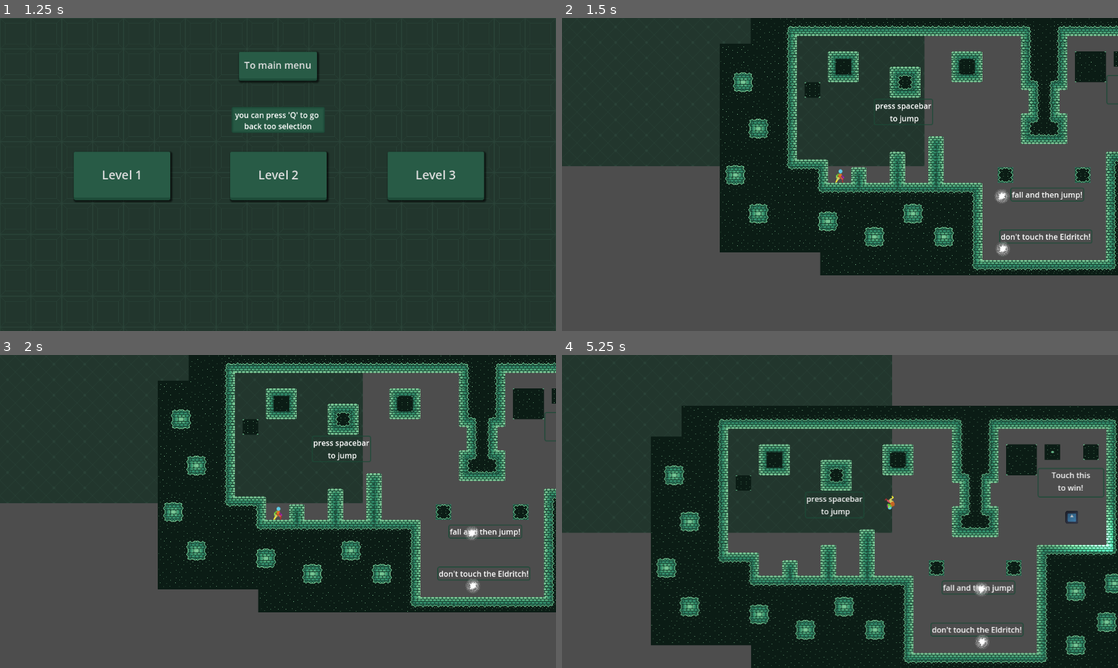
Above: before the commit, frames 1-4 (two rows, left to right).
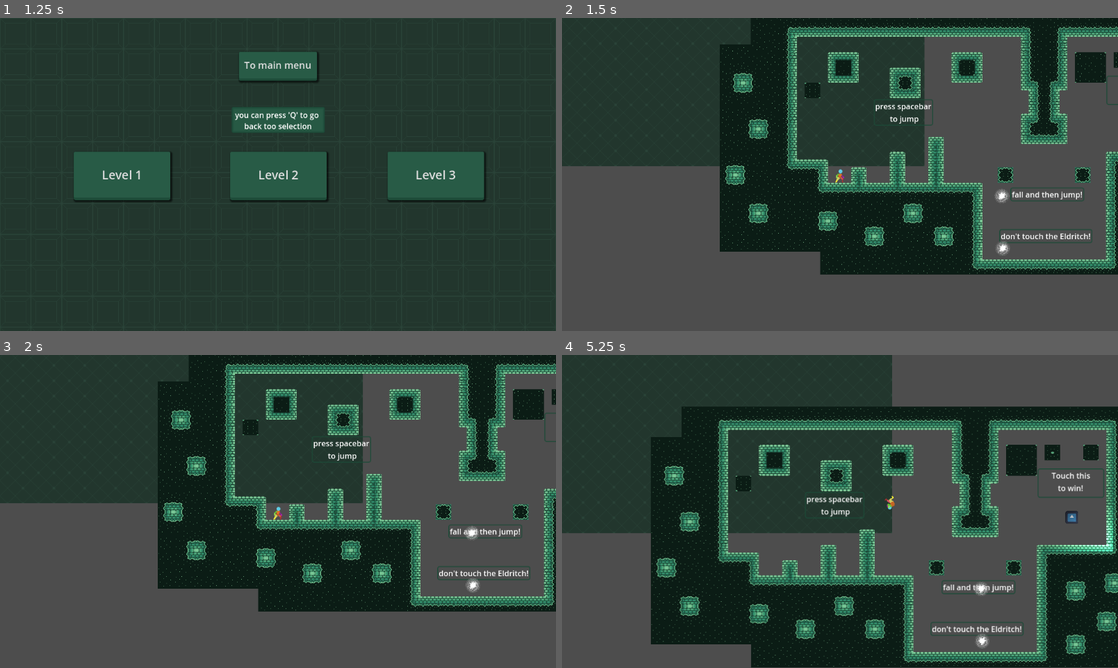
Above: after the commit, the same moments.

Repository: DeanLemans/2Dprojects-showcase
Game: Godot game, scene res://2DPlatformer/Scenes/mainMenu.tscn
Two runs of this game, one before a commit and one after it. Both use one fixed random seed, a clock stepped at 60 frames per second and the inputs below. The engine's default icon, where the game draws it, is replaced by a stand-in: a white triangle on a blue panel in a dark square.
Inputs:
- Up to frame 1 (1.25 s): click "Play" at 0.5 s
- Up to frame 2 (1.5 s): click "Level 1" at 1.25 s
- Up to frame 3 (2 s): no input
- Up to frame 4 (5.25 s): tap Space (jump) at 2, 2.27, 2.75, 3.02, 3.5, 4.25, 4.52, 5 s; hold D (right) 2.03-3.53 s; hold A (left) 3.53-4.28 s; hold D (right) from 4.28 s (still down)

Frame 1 is identical in both runs. In frame 2, 6.3% of the frame differs, in the area x 28-100%, y 0-83%; in frame 3, 6.3%; in frame 4, 8.3%, in the area x 16-100%, y 16-100%.

Commit message:
update to 4.4?

Diff:
--- a/src/2DPlatformer/Scenes/tutorial.tscn
+++ b/src/2DPlatformer/Scenes/tutorial.tscn
@@ -19,6 +19,7 @@
 fill_to = Vector2(1, 1)
 
 [node name="tutorial" type="Node2D"]
+scale = Vector2(1, 0.992585)
 script = ExtResource("1_cjn1x")
 
 [node name="Parallax2D" type="Parallax2D" parent="."]
--- a/src/project.godot
+++ b/src/project.godot
@@ -12,7 +12,7 @@
 
 config/name="Project-showcase"
 run/main_scene="res://2DPlatformer/Scenes/mainMenu.tscn"
-config/features=PackedStringArray("4.3", "GL Compatibility")
+config/features=PackedStringArray("4.4", "GL Compatibility")
 run/low_processor_mode=true
 boot_splash/image="res://traditional-dark.png"
 config/icon="res://icon.svg"
@@ -20,8 +20,8 @@
 [display]
 
 window/size/extend_to_title=true
+window/stretch/mode="viewport"
 window/energy_saving/keep_screen_on.editor_hint=true
-window/stretch/mode="viewport"
 
 [input]
 
Not shown, added: src/2DPlatformer/Assets/BetterText.gdshader.uid
Not shown, added: src/2DPlatformer/Assets/enemy.gdshader.uid
Not shown: 1 places in src/2DPlatformer/Scenes/mainMenu.tscn that only renumber resources
Not shown: 1 places in src/2DPlatformer/Scenes/player.tscn that only renumber resources
Not shown: 1 places in src/2DPlatformer/Scenes/tutorial.tscn that only renumber resources
Not shown, added: src/2DPlatformer/scripts/enemy.gd.uid
Not shown, added: src/2DPlatformer/scripts/level_2.gd.uid
Not shown, added: src/2DPlatformer/scripts/level_3.gd.uid
Not shown, added: src/2DPlatformer/scripts/level_complete.gd.uid
Not shown, added: src/2DPlatformer/scripts/level_selection.gd.uid
Not shown, added: src/2DPlatformer/scripts/lost.gd.uid
Not shown, added: src/2DPlatformer/scripts/mainMenu.gd.uid
(and 4 more such lines)
